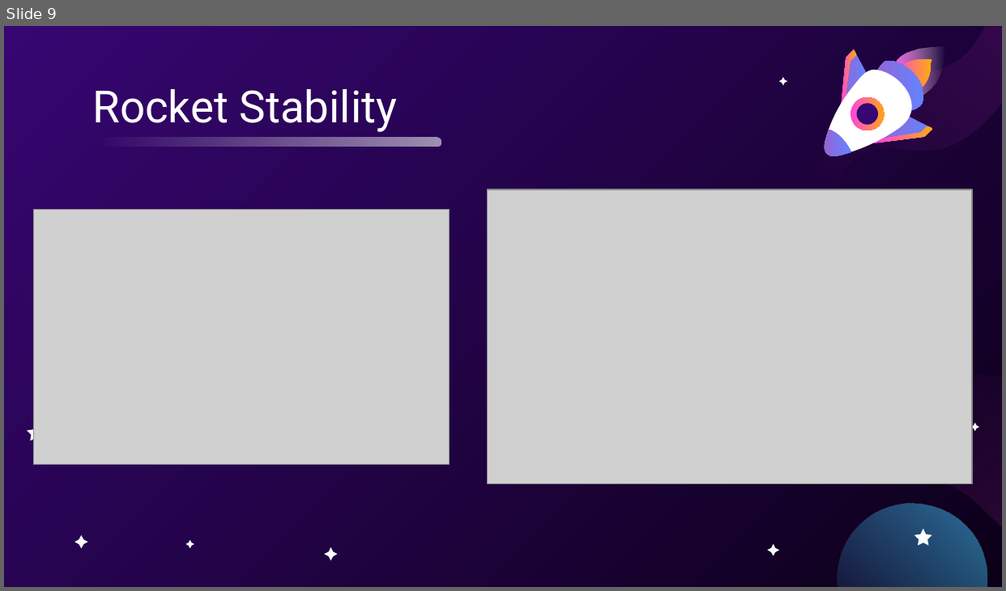
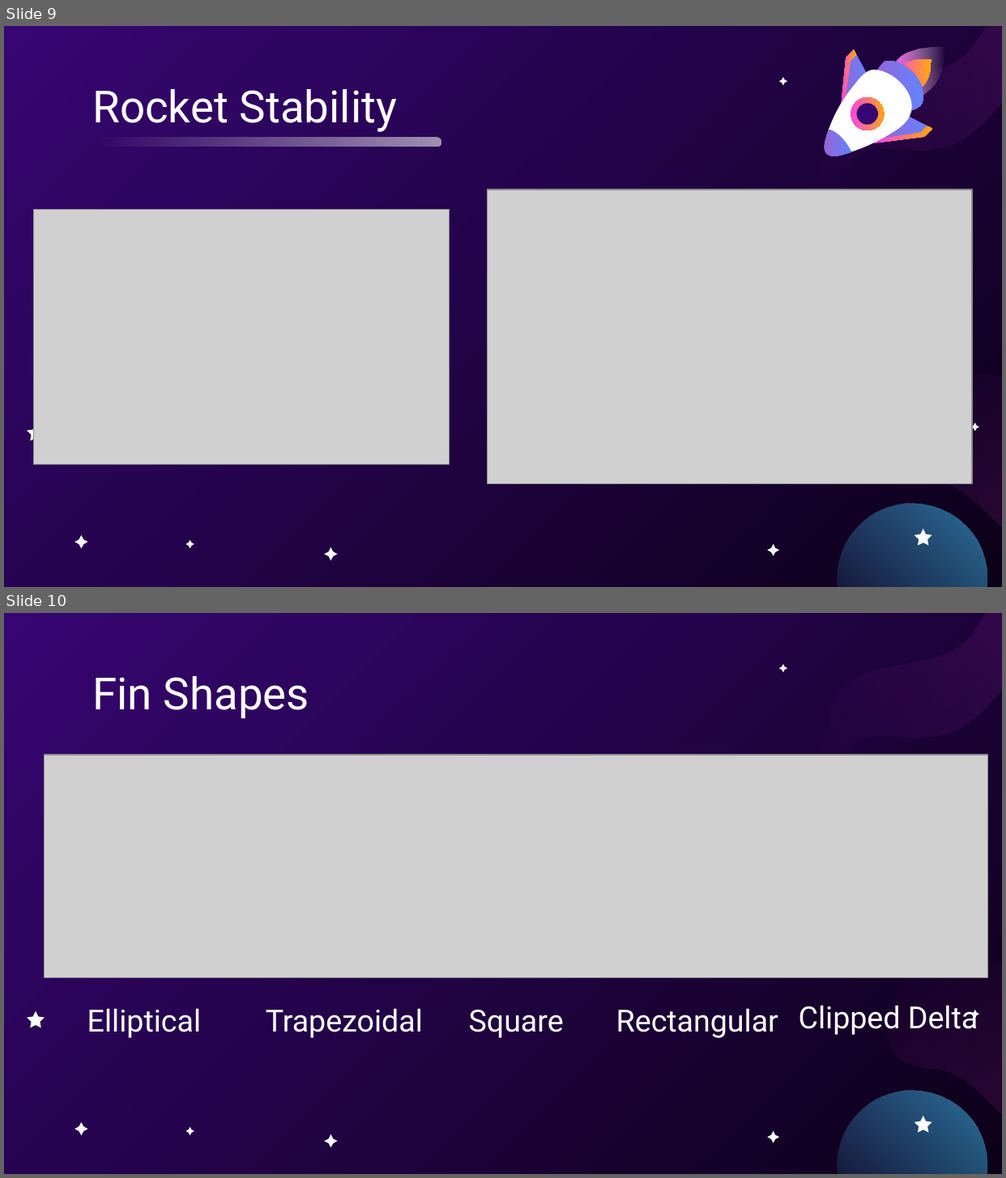
Before and after one commit to usedgenes/Rocketry-Curriculum, a slide deck: Beginner/Day 1/Intro to Rocketry.pptx. Shown one above the other, each under a label of ours: slide 9 before the commit, slides 9 and 10 after it. The pictures are 1006x591 and 1006x1178 pixels, drawn with LibreOffice and Linux fonts; fonts in the diff are those of the drawing; grey boxes stand for pictures. Boxes give left, top, right and bottom in pixels: in the first picture for what was removed or moved away, otherwise in the second. Text is boxed around its words. In the diff, an @@ line names an element or a change of style, - is before the commit and + after.

```diff
--- a/Beginner/Day 1/Intro to Rocketry.pptx
+++ b/Beginner/Day 1/Intro to Rocketry.pptx
@@ slide 10 added at (x1=4, y1=613, x2=1002, y2=1174), background gradient #0C0019 to #370672; not listed: 11 template elements that a slide beside it also shows @@
@@ title added at (x1=92, y1=676, x2=309, y2=718), 32 pt, text #FFFFFF @@
+Fin Shapes
@@ picture added at (x1=44, y1=755, x2=988, y2=978) @@
@@ text added at (x1=87, y1=1008, x2=201, y2=1038), 22 pt, text #FFFFFF @@
+Elliptical
@@ text added at (x1=266, y1=1008, x2=423, y2=1038), 22 pt, text #FFFFFF @@
+Trapezoidal
@@ text added at (x1=469, y1=1010, x2=564, y2=1038), 22 pt, text #FFFFFF @@
+Square
@@ text added at (x1=616, y1=1008, x2=778, y2=1038), 22 pt, text #FFFFFF @@
+Rectangular
@@ text added at (x1=799, y1=1005, x2=978, y2=1035), 22 pt, text #FFFFFF @@
+Clipped Delta
```
Also in this commit, not shown: 1 slide changed, 4 other files.
